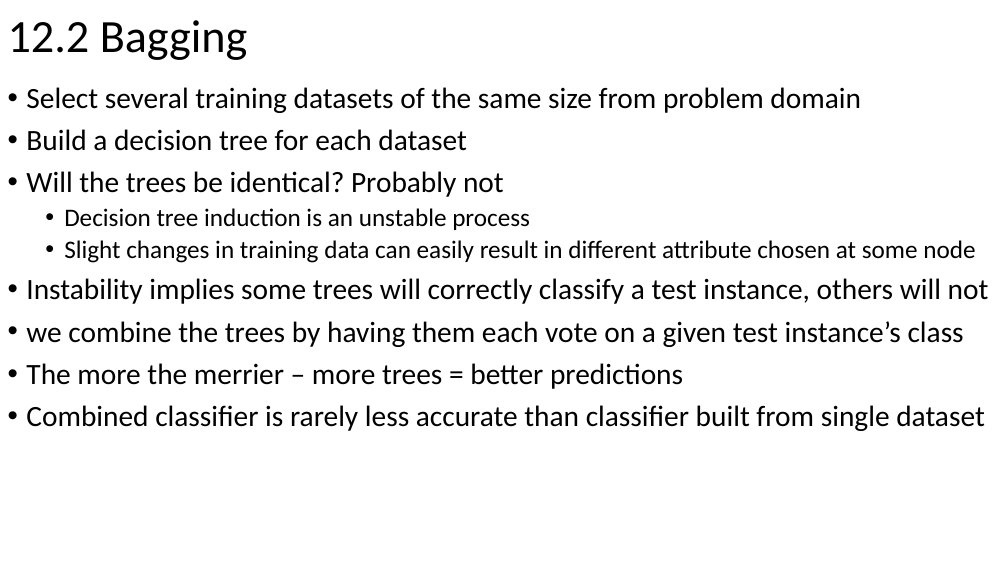
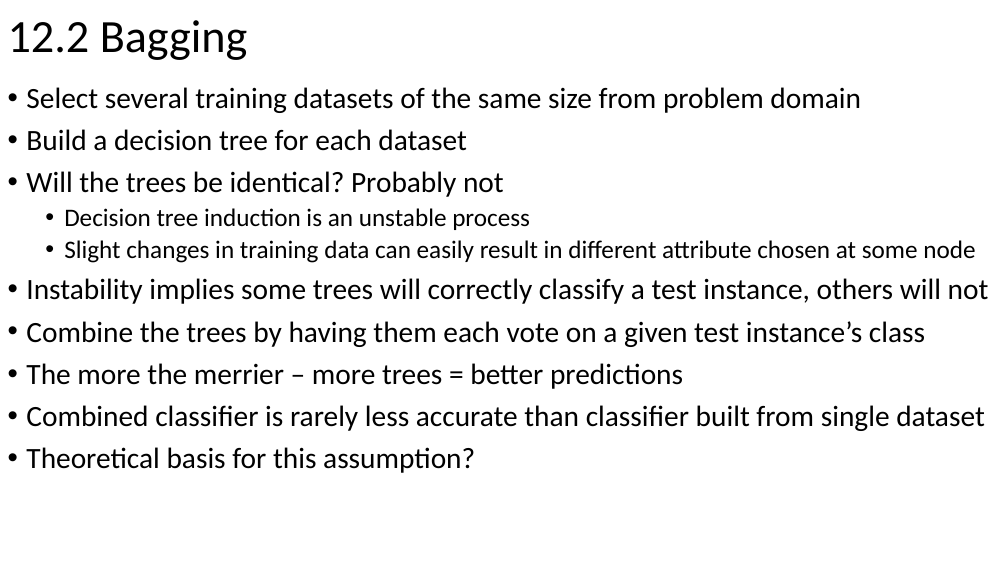
Before and after one commit to russellu/cs405, a slide deck: slide 3 of Lecture_25.pptx. Drawn at 1008x567 pixels with LibreOffice and Linux fonts; fonts in the diff are those of the drawing. Boxes give left, top, right and bottom in pixels: in the first picture for what was removed or moved away, otherwise in the second. Text is boxed around its words. In the diff, an @@ line names an element or a change of style, - is before the commit and + after.

```diff
--- a/Lecture_25.pptx
+++ b/Lecture_25.pptx
@@ text at (26, 321, 925, 347): text changed @@
-• we combine the trees by having them each vote on a given test instance’s class
+• Combine the trees by having them each vote on a given test instance’s class
@@ text at (26, 447, 475, 473): paragraph added @@
+• Theoretical basis for this assumption?
```
Also in this commit, not shown: 8 other slides changed, 2 slides added, 1 other file.
